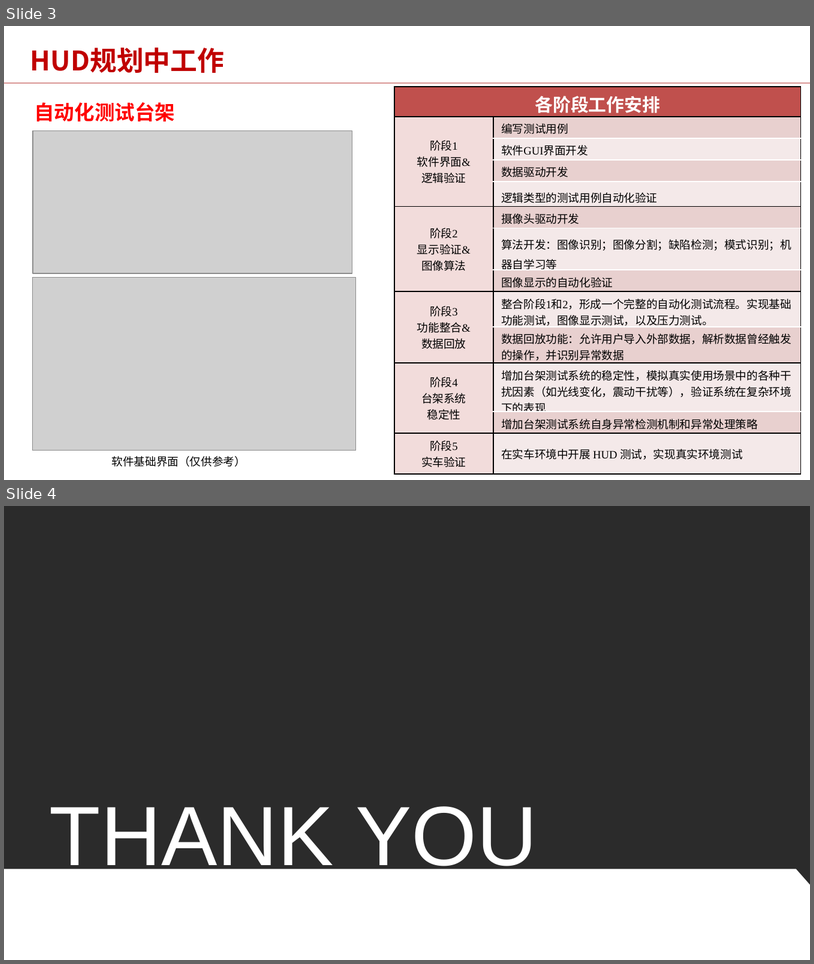
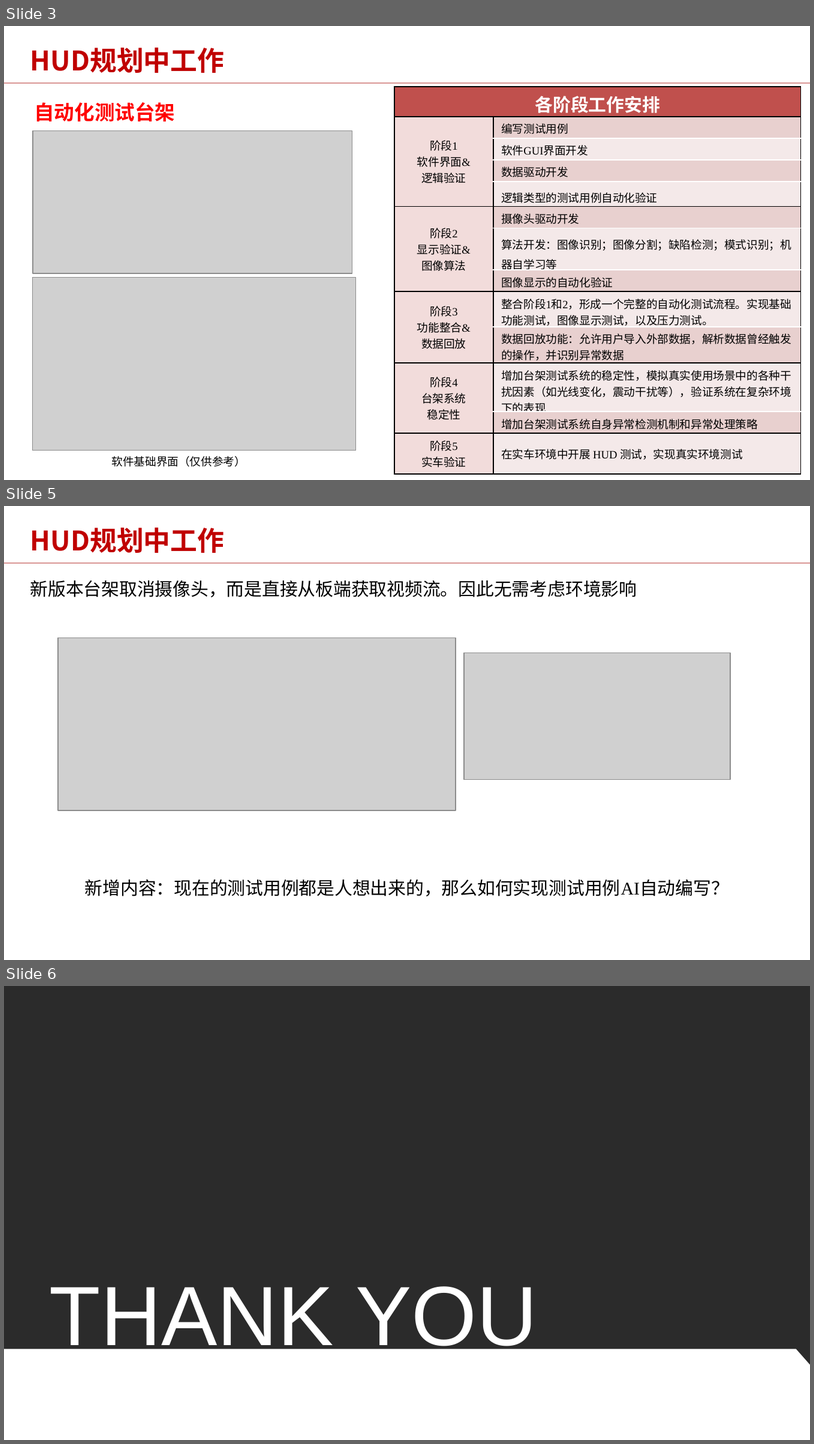
Before and after one commit to Couchy-wu/someip, a slide deck: 参考文档/HUD自动化测试台架规划_20250820.pptx. Shown one above the other, each under a label of ours: slides 3 and 4 before the commit, slides 3, 5 and 6 after it; the slides between them are not shown. The pictures are 814x964 and 814x1444 pixels, drawn with LibreOffice and Linux fonts; fonts in the diff are those of the drawing; grey boxes stand for pictures; background and template pictures are left out; a plain dark background stands for a picture behind light text. Boxes give left, top, right and bottom in pixels: in the first picture for what was removed or moved away, otherwise in the second. Text is boxed around its words. In the diff, an @@ line names an element or a change of style, - is before the commit and + after.

Commit message:
更新规划PPT

```diff
--- a/参考文档/HUD自动化测试台架规划_20250820.pptx
+++ b/参考文档/HUD自动化测试台架规划_20250820.pptx
@@ slide 5 added at (4,506,810,960), background #FFFFFF; not listed: 1 template element that a slide beside it also shows @@
@@ text added at (30,528,224,553), 24 pt, text #C00000, bold @@
+HUD规划中工作
@@ text added at (30,580,638,597), 16 pt, text #000000 @@
+新版本台架取消摄像头，而是直接从板端获取视频流。因此无需考虑环境影响
@@ picture added at (58,637,456,810) @@
@@ picture added at (464,653,731,780) @@
@@ text added at (85,879,729,896), 16 pt, text #000000 @@
+新增内容：现在的测试用例都是人想出来的，那么如何实现测试用例AI自动编写？
@@ what was slide 4 is now slide 6 @@
```
Also in this commit, not shown: 1 other slide added.
